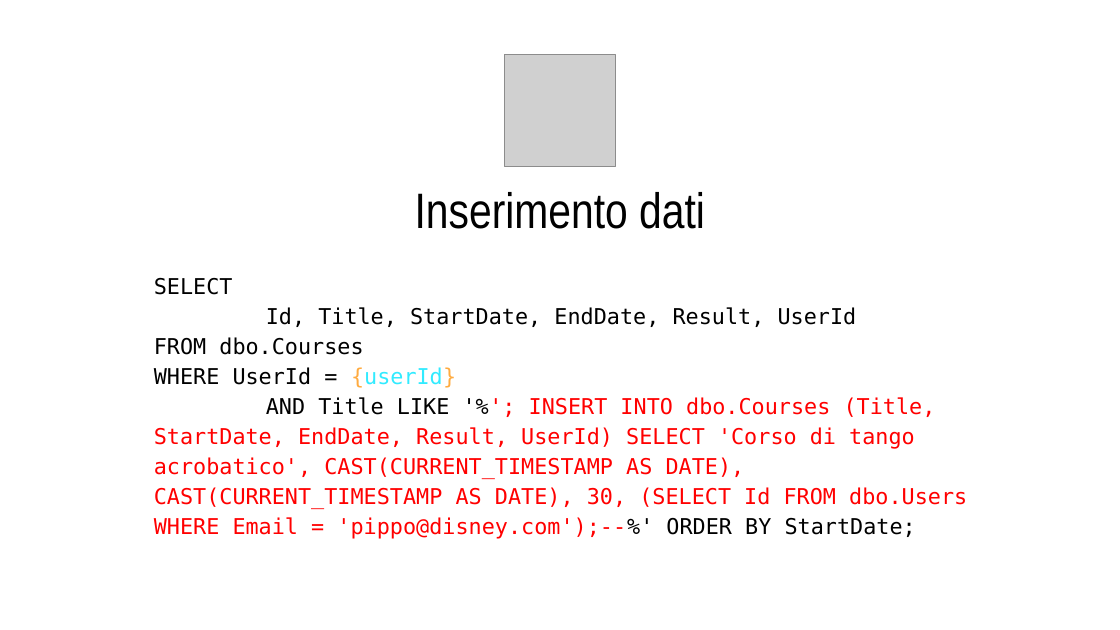
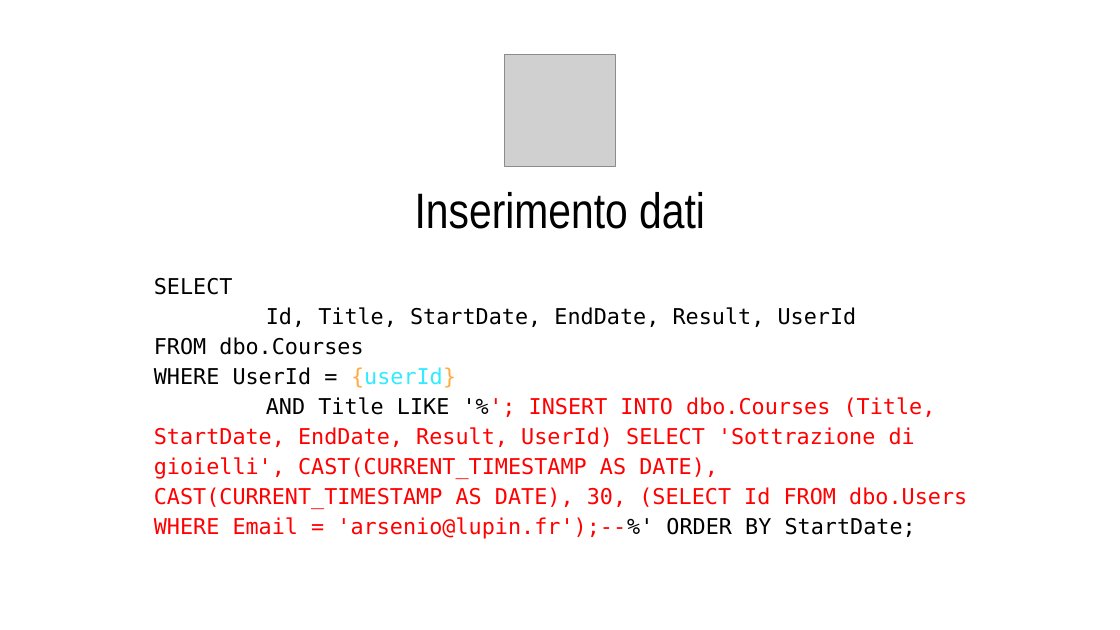
Before and after one commit to CodicePlastico/BibeCatalogue, a slide deck: slide 20 of 2025-11-04.UniBS - SQL Injection crash(ed) course.pptx. Drawn at 1120x630 pixels with LibreOffice and Linux fonts; fonts in the diff are those of the drawing; grey boxes stand for pictures; background and template pictures are left out. Boxes give left, top, right and bottom in pixels: in the first picture for what was removed or moved away, otherwise in the second. Text is boxed around its words. In the diff, an @@ line names an element or a change of style, - is before the commit and + after.

Commit message:
Presentazione 4/11/2025

```diff
--- a/2025-11-04.UniBS - SQL Injection crash(ed) course.pptx
+++ b/2025-11-04.UniBS - SQL Injection crash(ed) course.pptx
@@ title at (154, 278, 967, 539): text changed @@
-SELECT
-Id, Title, StartDate, EndDate, Result, UserId
-FROM dbo.Courses
-WHERE UserId = {userId}
-AND Title LIKE '%'; INSERT INTO dbo.Courses (Title, StartDate, EndDate, Result, UserId) SELECT 'Corso di tango acrobatico', CAST(CURRENT_TIMESTAMP AS DATE), CAST(CURRENT_TIMESTAMP AS DATE), 30, (SELECT Id FROM dbo.Users WHERE Email = 'pippo@disney.com');--%' ORDER BY StartDate;
+SELECT
+Id, Title, StartDate, EndDate, Result, UserId
+FROM dbo.Courses
+WHERE UserId = {userId}
+AND Title LIKE '%'; INSERT INTO dbo.Courses (Title, StartDate, EndDate, Result, UserId) SELECT 'Sottrazione di gioielli', CAST(CURRENT_TIMESTAMP AS DATE), CAST(CURRENT_TIMESTAMP AS DATE), 30, (SELECT Id FROM dbo.Users WHERE Email = 'arsenio@lupin.fr');--%' ORDER BY StartDate;
```
Also in this commit, not shown: 5 other slides changed, 1 other file.
